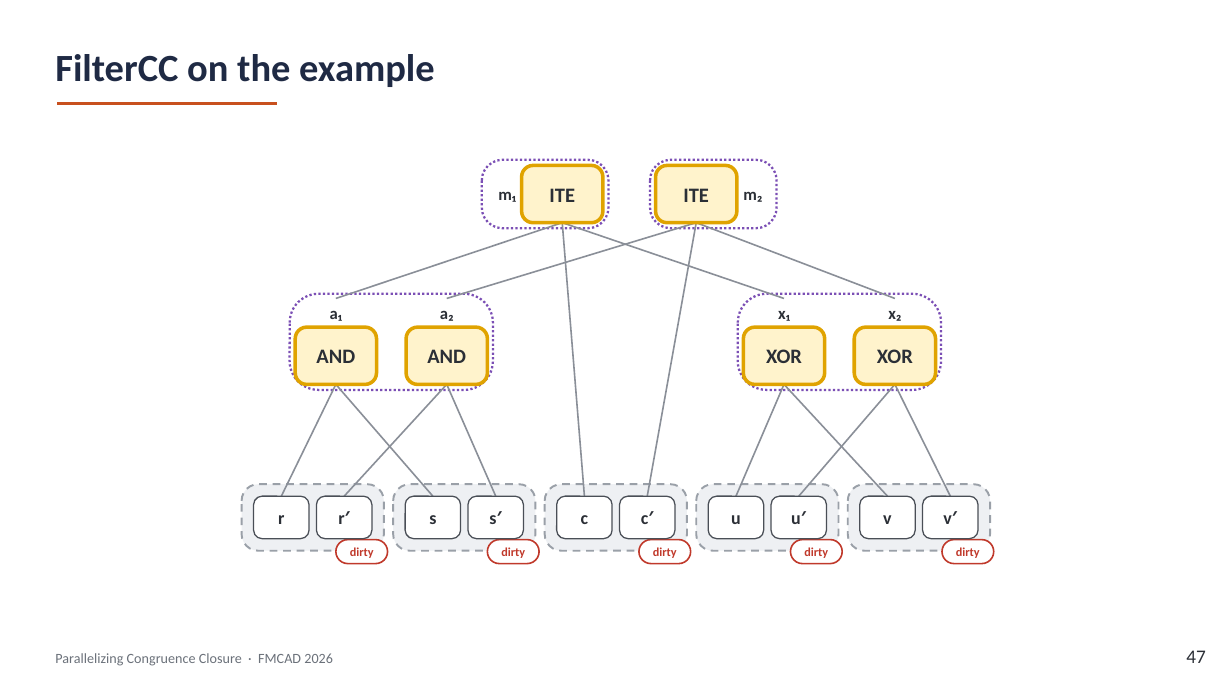
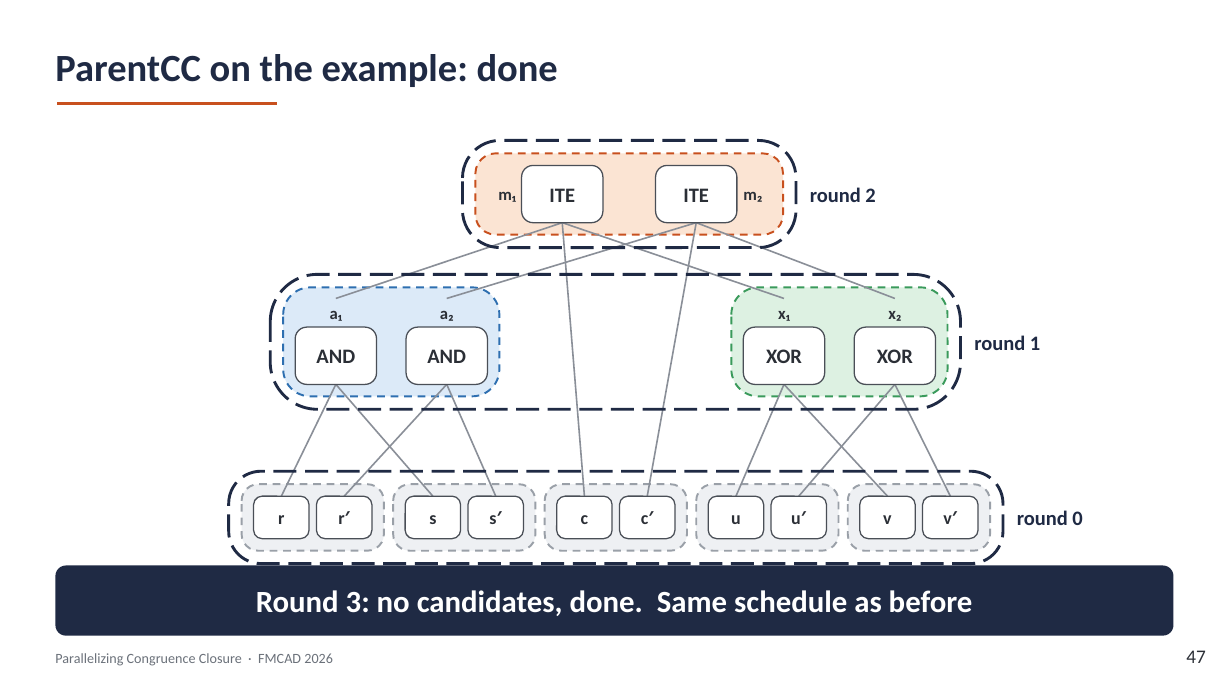
Before and after one commit to amarshah1/parallelcc-paper, a slide deck: slide 47 of slides/parallelcc-part1.pptx. Drawn at 1232x693 pixels with LibreOffice and Linux fonts; fonts in the diff are those of the drawing. Boxes give left, top, right and bottom in pixels: in the first picture for what was removed or moved away, otherwise in the second. Text is boxed around its words. In the diff, an @@ line names an element or a change of style, - is before the commit and + after.

```diff
--- a/slides/parallelcc-part1.pptx
+++ b/slides/parallelcc-part1.pptx
@@ text at [55, 54, 558, 87]: text changed @@
-FilterCC on the example
+ParentCC on the example: done
@@ rounded rectangle added at [462, 140, 796, 248], outline #1F2A44 2.25 pt dashed @@
@@ rounded rectangle added at [475, 153, 783, 235], fill #FBE4D3, outline #C8501E 1.5 pt dashed @@
@@ rounded rectangle removed at [482, 160, 608, 228] @@
@@ rounded rectangle removed at [651, 160, 777, 228] @@
@@ fill #FFF3CC to #FFFFFF; outline #E0A300 2.75 pt to #4A4F57 1 pt in 6 elements at [295, 327, 376, 384], [406, 327, 487, 384], [743, 327, 824, 384], [854, 327, 935, 384], [521, 165, 603, 223], [655, 165, 737, 223] @@
@@ text added at [810, 187, 875, 202], 16 pt, text #1F2A44, bold @@
+round 2
@@ rounded rectangle added at [270, 274, 960, 409], outline #1F2A44 2.25 pt dashed @@
@@ rounded rectangle: place and size @@
-rounded rectangle at [289, 294, 493, 390]
+rounded rectangle at [283, 287, 499, 396]
@@ rounded rectangle at [283, 287, 499, 396]: fill none to #DCEAF8; outline #7B4FB5 1.75 pt dashed to #2E6FB0 1.5 pt dashed; proportions changed @@
@@ rounded rectangle: place and size @@
-rounded rectangle at [738, 294, 941, 390]
+rounded rectangle at [731, 287, 947, 396]
@@ rounded rectangle at [731, 287, 947, 396]: fill none to #DDF1E2; outline #7B4FB5 1.75 pt dashed to #3A9A5B 1.5 pt dashed; proportions changed @@
@@ text added at [974, 335, 1040, 350], 16 pt, text #1F2A44, bold @@
+round 1
@@ rounded rectangle added at [228, 471, 1003, 564], outline #1F2A44 2.25 pt dashed @@
@@ text added at [1017, 510, 1082, 525], 16 pt, text #1F2A44, bold @@
+round 0
@@ rounded rectangle added at [55, 566, 1174, 636], fill #1F2A44, 24 pt, text #FFFFFF, bold @@
+Round 3: no candidates, done. Same schedule as before
@@ rounded rectangle removed at [335, 540, 387, 564] @@
-dirty
@@ rounded rectangle removed at [487, 540, 539, 564] @@
-dirty
@@ rounded rectangle removed at [639, 540, 690, 564] @@
-dirty
@@ rounded rectangle removed at [790, 540, 842, 564] @@
-dirty
@@ rounded rectangle removed at [943, 540, 994, 564] @@
-dirty
```
Also in this commit, not shown: 7 other slides changed, 1 slide added, 1 other file.
